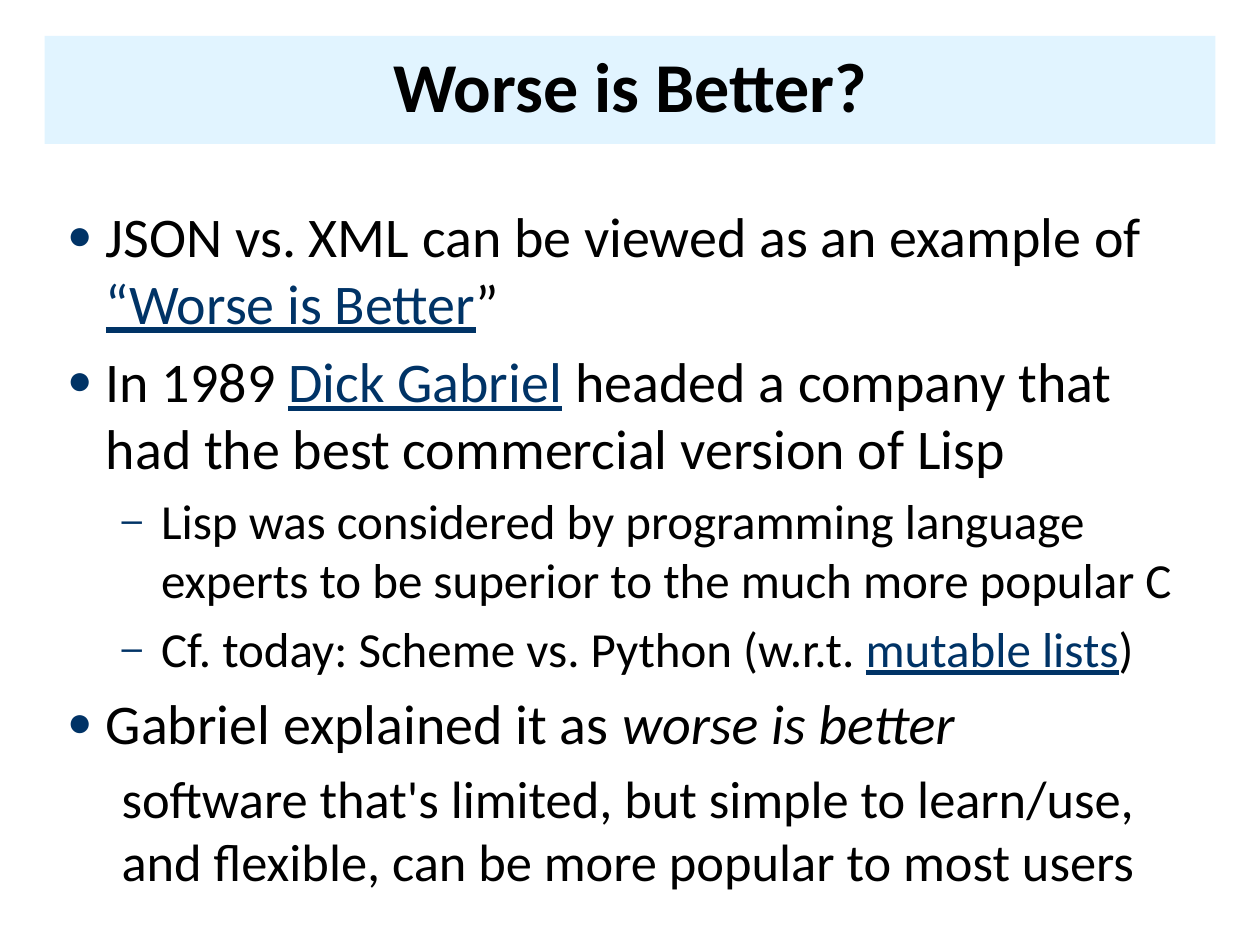
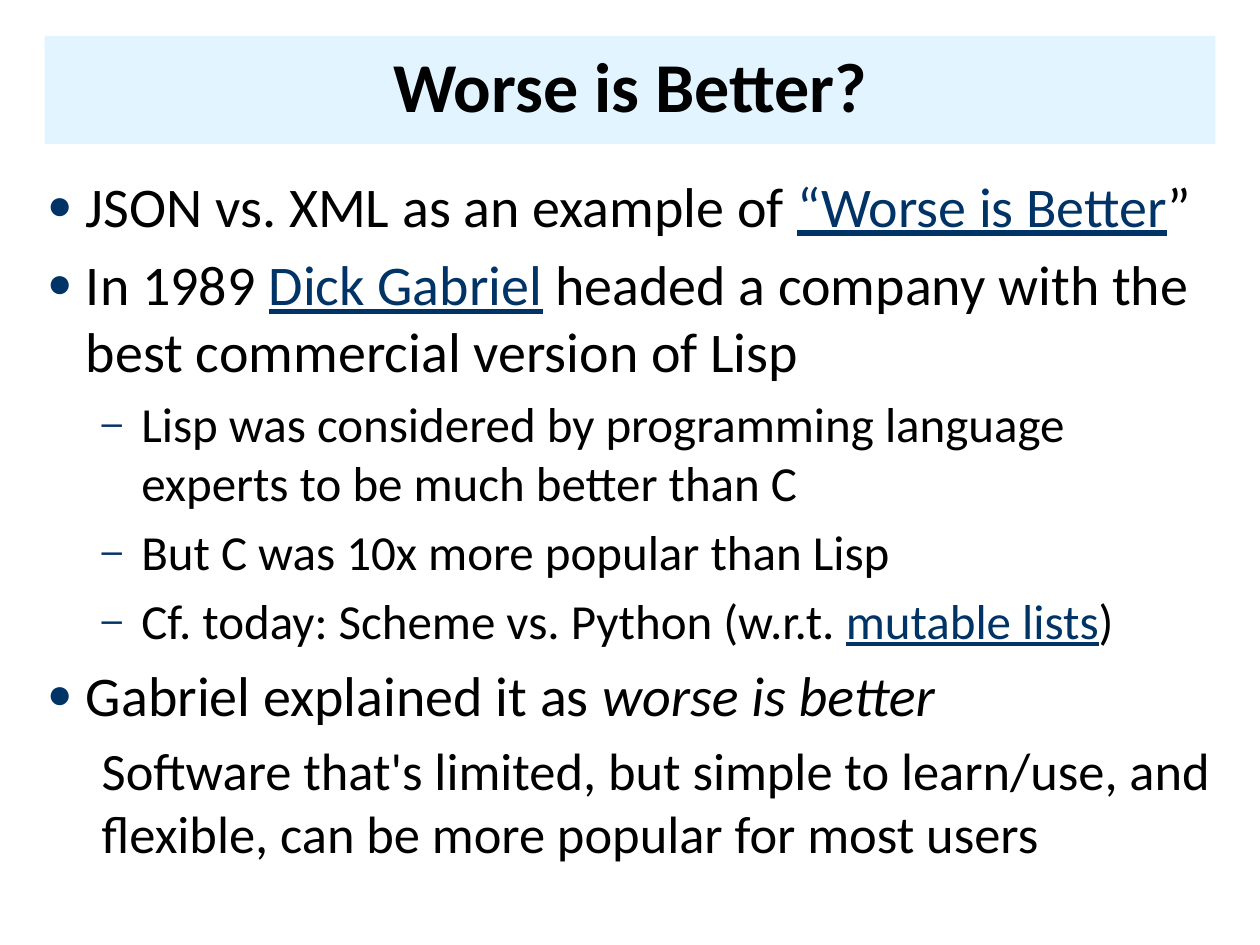
Before and after one commit to UMBC-CMSC-491-691-F19-Knowledge-Graphs/class_material, a slide deck: slide 14 of notes/03_xml/03json.pptx (slide 13 before the commit). Drawn at 1260x945 pixels with LibreOffice and Linux fonts; fonts in the diff are those of the drawing. Boxes give left, top, right and bottom in pixels: in the first picture for what was removed or moved away, otherwise in the second. Text is boxed around its words. In the diff, an @@ line names an element or a change of style, - is before the commit and + after.

```diff
--- a/notes/03_xml/03json.pptx
+++ b/notes/03_xml/03json.pptx
@@ text "JSON vs. XML as an ...": place and size @@
-text "JSON vs. XML as an ..." at [106,218,1171,890]
+text "JSON vs. XML as an ..." at [86,186,1209,862]
@@ text at [86,186,1190,578]: text changed @@
-● JSON vs. XML can be viewed as an example of “Worse is Better”
-● In 1989 Dick Gabriel headed a company that had the best commercial version of Lisp
-  – Lisp was considered by programming language experts to be superior to the much more popular C
+● JSON vs. XML as an example of “Worse is Better”
+● In 1989 Dick Gabriel headed a company with the best commercial version of Lisp
+  – Lisp was considered by programming language experts to be much better than C
+  – But C was 10x more popular than Lisp
@@ text at [102,753,1209,862]: text changed @@
-  software that's limited, but simple to learn/use, and flexible, can be more popular to most users
+  Software that's limited, but simple to learn/use, and flexible, can be more popular for most users
```
Also in this commit, not shown: 1 other slide changed, 1 slide added, 19 other files.
